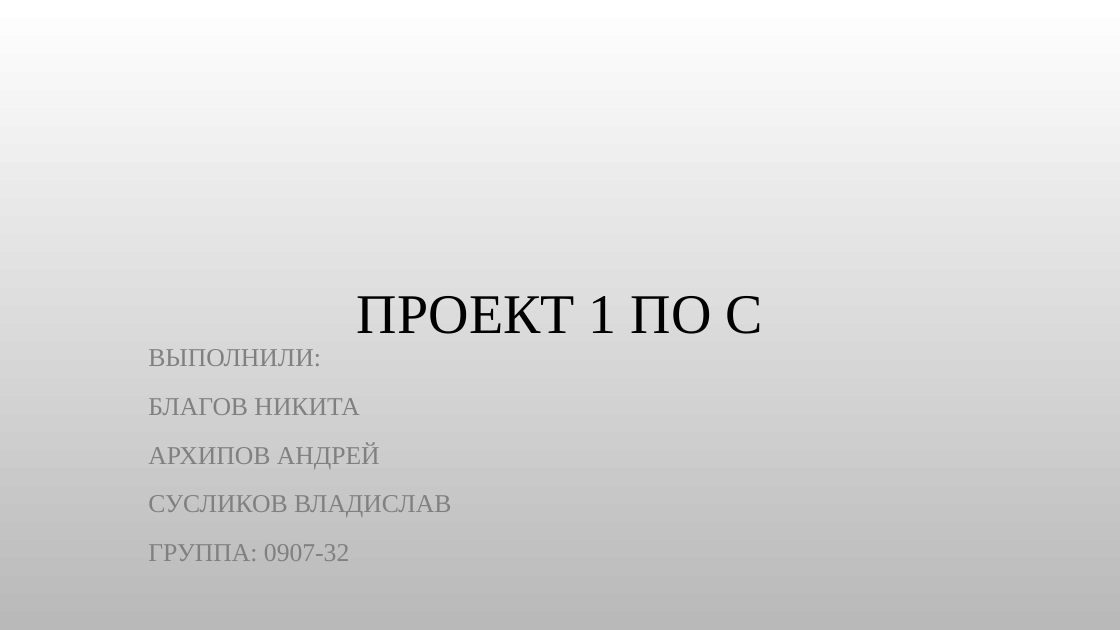
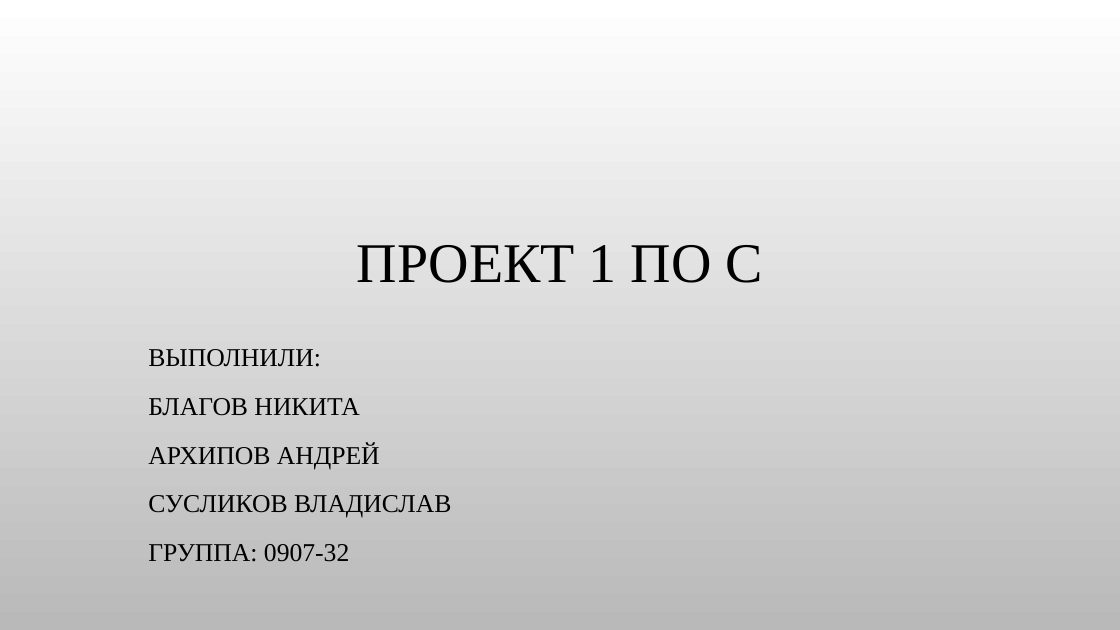
Before and after one commit to BlogPlayCode/BASFS, a slide deck: slide 1 of presentation.pptx. Drawn at 1120x630 pixels with LibreOffice and Linux fonts; fonts in the diff are those of the drawing; background and template pictures are left out. Boxes give left, top, right and bottom in pixels: in the first picture for what was removed or moved away, otherwise in the second. Text is boxed around its words. In the diff, an @@ line names an element or a change of style, - is before the commit and + after.

```diff
--- a/presentation.pptx
+++ b/presentation.pptx
@@ title "ПРОЕКТ 1 ПО C": place and size @@
-title "ПРОЕКТ 1 ПО C" at <box>357,296,763,334</box>
+title "ПРОЕКТ 1 ПО C" at <box>357,245,763,283</box>
@@ subtitle "ВЫПОЛНИЛИ:" at <box>148,349,451,562</box>: text colour #808080 to #000000 @@
```
Also in this commit, not shown: 3 other slides changed, 1 slide added.
